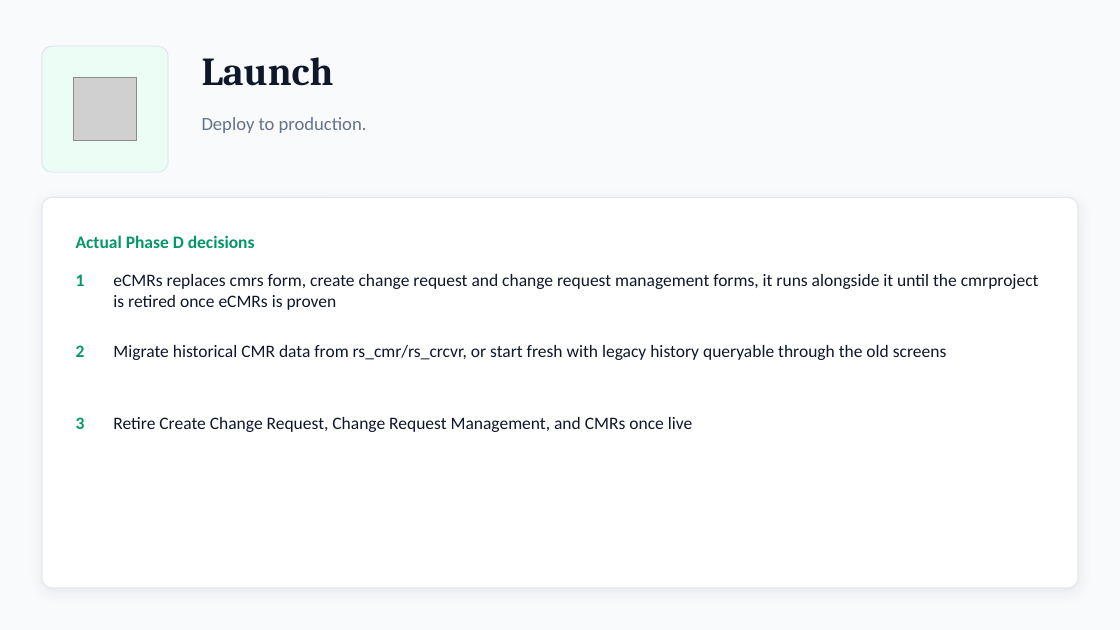
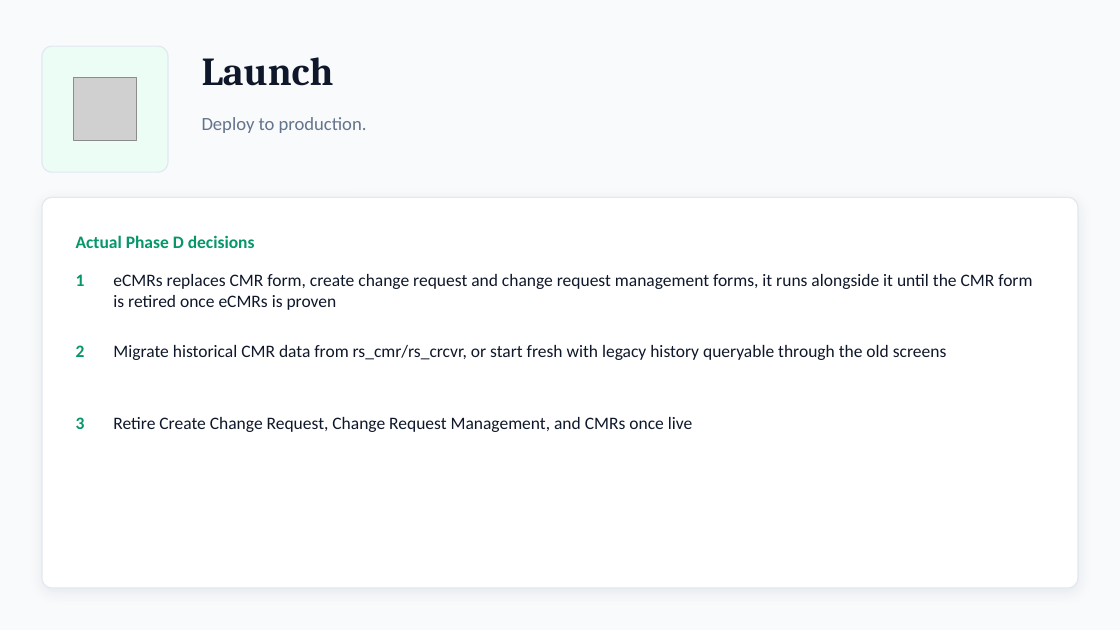
Before and after one commit to Enflite/eCMRs, a slide deck: slide 9 of docs/presentations/eCMRs_plan.pptx (slide 10 before the commit). Drawn at 1120x630 pixels with LibreOffice and Linux fonts; fonts in the diff are those of the drawing; grey boxes stand for pictures. Boxes give left, top, right and bottom in pixels: in the first picture for what was removed or moved away, otherwise in the second. Text is boxed around its words. In the diff, an @@ line names an element or a change of style, - is before the commit and + after.

```diff
--- a/docs/presentations/eCMRs_plan.pptx
+++ b/docs/presentations/eCMRs_plan.pptx
@@ text at (113, 274, 1032, 310): text changed @@
-eCMRs replaces cmrs form, create change request and change request management forms, it runs alongside it until the cmrproject is retired once eCMRs is proven
+eCMRs replaces CMR form, create change request and change request management forms, it runs alongside it until the CMR form is retired once eCMRs is proven
```
Also in this commit, not shown: 5 other slides changed, 1 slide removed.
